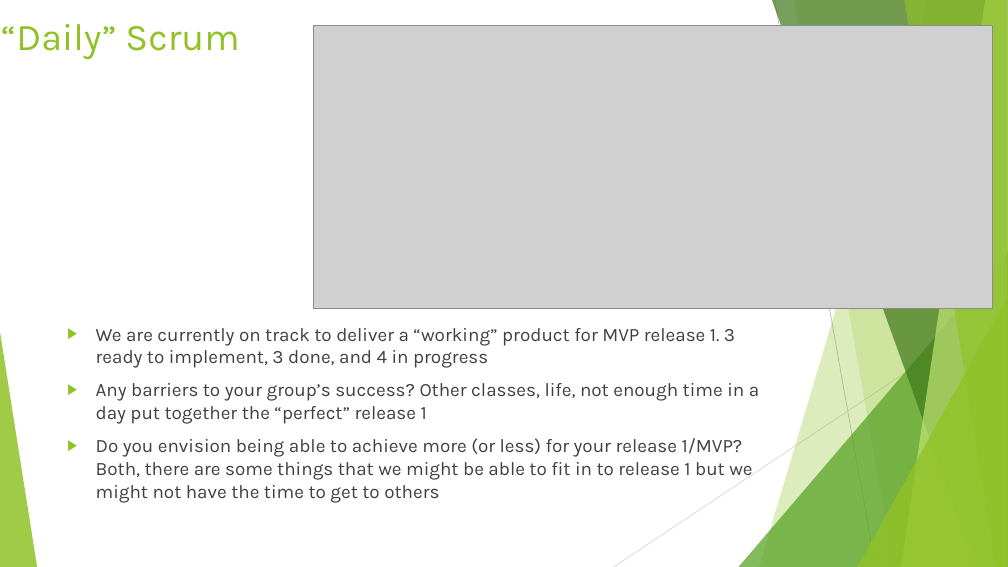
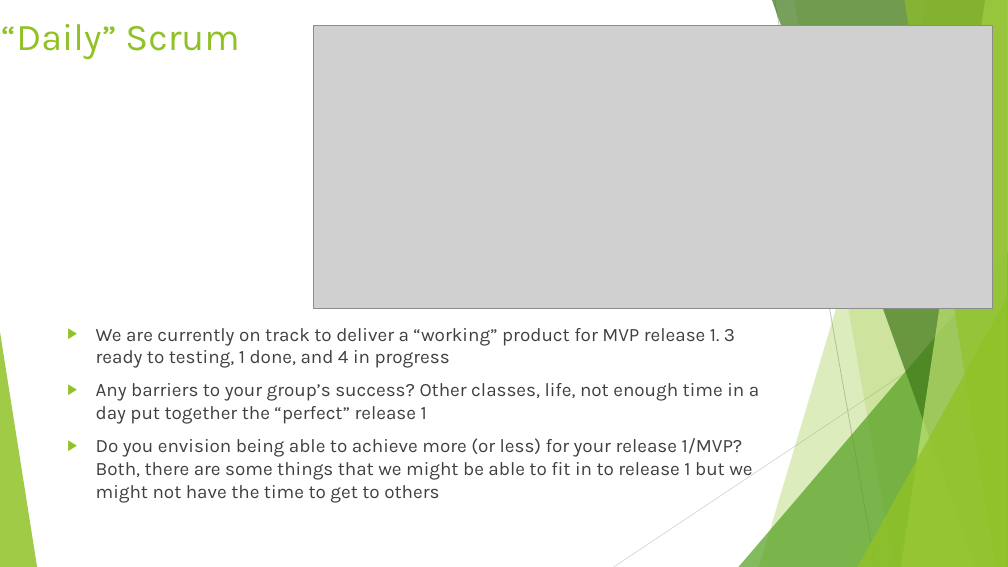
Before and after one commit to minbarix/ense470project, a slide deck: slide 7 of milestone5/Milestone5.ppt. Drawn at 1008x567 pixels with LibreOffice and Linux fonts; fonts in the diff are those of the drawing; grey boxes stand for pictures. Boxes give left, top, right and bottom in pixels: in the first picture for what was removed or moved away, otherwise in the second. Text is boxed around its words. In the diff, an @@ line names an element or a change of style, - is before the commit and + after.

```diff
--- a/milestone5/Milestone5.ppt
+++ b/milestone5/Milestone5.ppt
@@ text at bbox=[96, 328, 735, 368]: text changed @@
-▶ We are currently on track to deliver a “working” product for MVP release 1. 3 ready to implement, 3 done, and 4 in progress
+▶ We are currently on track to deliver a “working” product for MVP release 1. 3 ready to testing, 1 done, and 4 in progress
```
